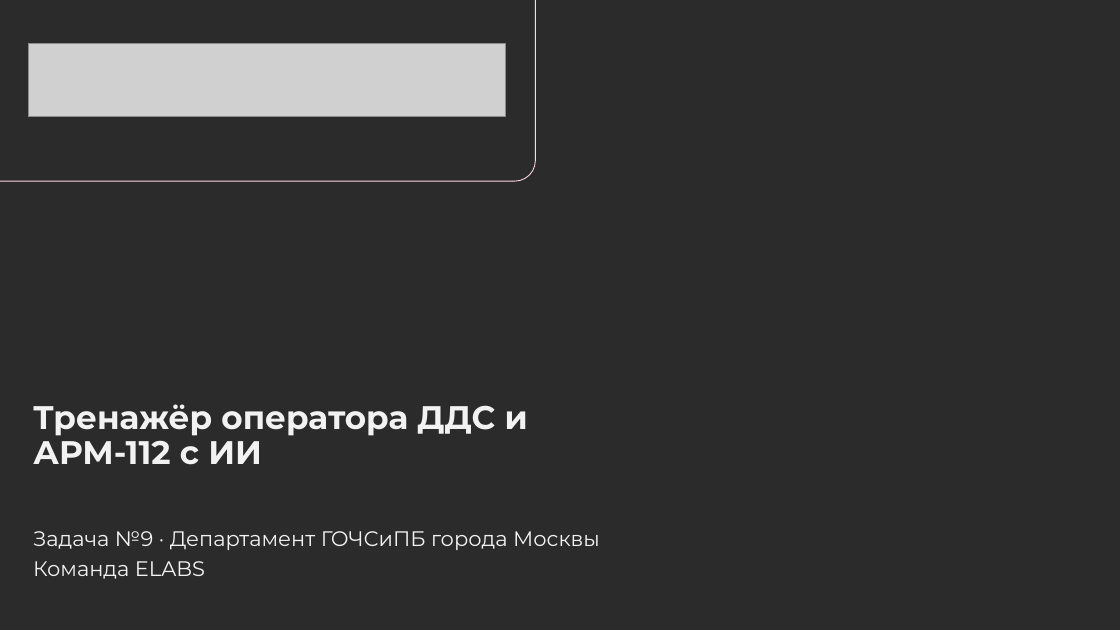
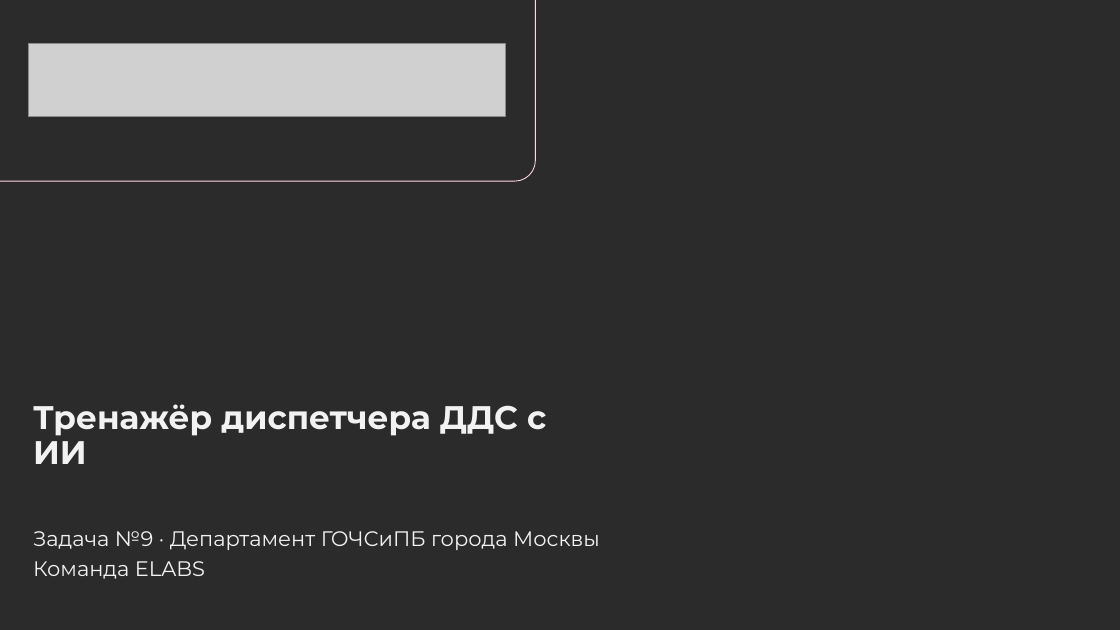
Before and after one commit to Den4ikAI/arm112-trainer_final, a slide deck: slide 1 of docs/презентация.pptx. Drawn at 1120x630 pixels with LibreOffice and Linux fonts; fonts in the diff are those of the drawing; grey boxes stand for pictures; background and template pictures are left out; a plain dark background stands for a picture behind light text. Boxes give left, top, right and bottom in pixels: in the first picture for what was removed or moved away, otherwise in the second. Text is boxed around its words. In the diff, an @@ line names an element or a change of style, - is before the commit and + after.

Commit message:
Презентация финала: тренажёр диспетчера ДДС — 17 слайдов, обязательный блок шаблона

```diff
--- a/docs/презентация.pptx
+++ b/docs/презентация.pptx
@@ title at (33,404,546,464): text changed @@
-Тренажёр оператора ДДС и АРМ-112 с ИИ
+Тренажёр диспетчера ДДС с ИИ
```
Also in this commit, not shown: 4 other slides changed, 11 slides added, 21 slides removed, 15 other files.
